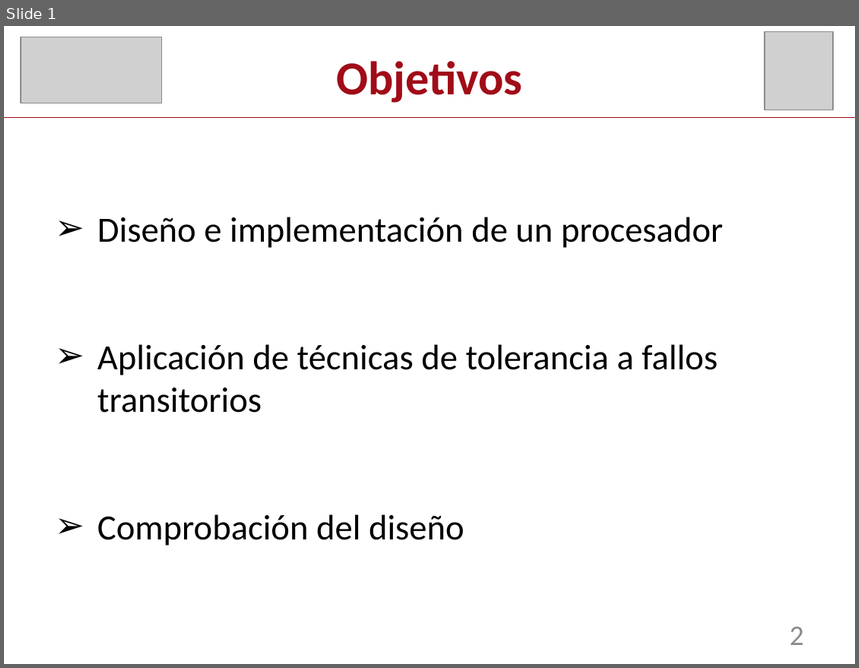
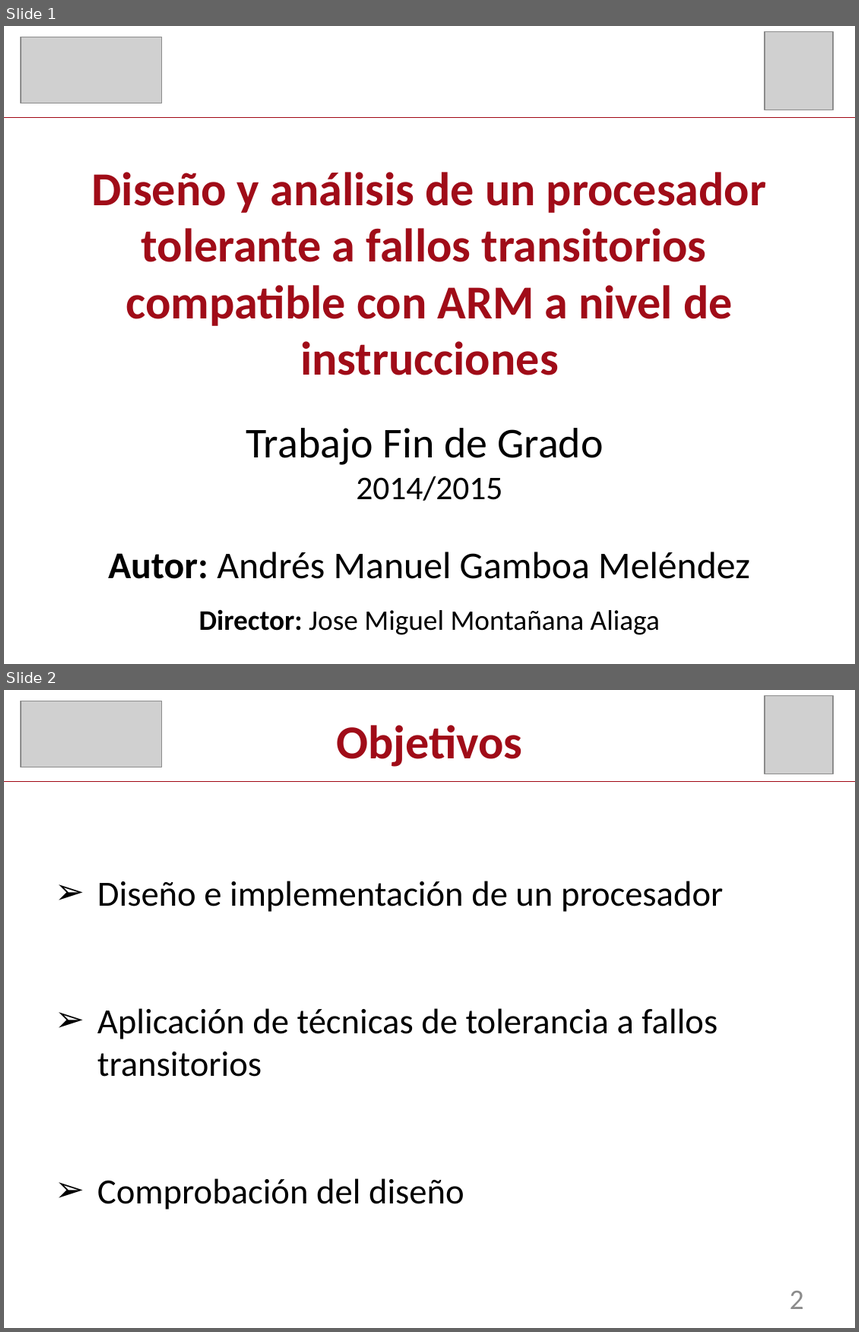
Before and after one commit to Agamb01/TFG, a slide deck: Entrega/Presentacion/Presentación TFG 2.pptx. Shown one above the other, each under a label of ours: slide 1 before the commit, slides 1 and 2 after it. The pictures are 859x668 and 859x1332 pixels, drawn with LibreOffice and Linux fonts; fonts in the diff are those of the drawing; grey boxes stand for pictures. Boxes give left, top, right and bottom in pixels: in the first picture for what was removed or moved away, otherwise in the second. Text is boxed around its words. In the diff, an @@ line names an element or a change of style, - is before the commit and + after.

Commit message:
Presentacion

```diff
--- a/Entrega/Presentacion/Presentación TFG 2.pptx
+++ b/Entrega/Presentacion/Presentación TFG 2.pptx
@@ slide 1 added at [4, 26, 855, 664], background #FFFFFF @@
@@ picture added at [21, 37, 162, 104] @@
@@ picture added at [765, 32, 833, 110] @@
@@ line added from (4, 117) to (855, 117), #A00814 0.75 pt @@
@@ text added at [92, 172, 767, 376], 40 pt, text #A00C18, bold @@
+Diseño y análisis de un procesador tolerante a fallos transitorios
+compatible con ARM a nivel de instrucciones
@@ text added at [246, 428, 603, 501], 36 pt, text #000000 @@
+Trabajo Fin de Grado
+2014/2015
@@ text added at [108, 552, 750, 579], 32 pt, text #000000 @@
+Autor: Andrés Manuel Gamboa Meléndez
@@ text added at [199, 610, 660, 636], 24 pt, text #000000 @@
+Director: Jose Miguel Montañana Aliaga
@@ what was slide 1 is now slide 2 @@
```
Also in this commit, not shown: 1 other slide added, 2 other files.
